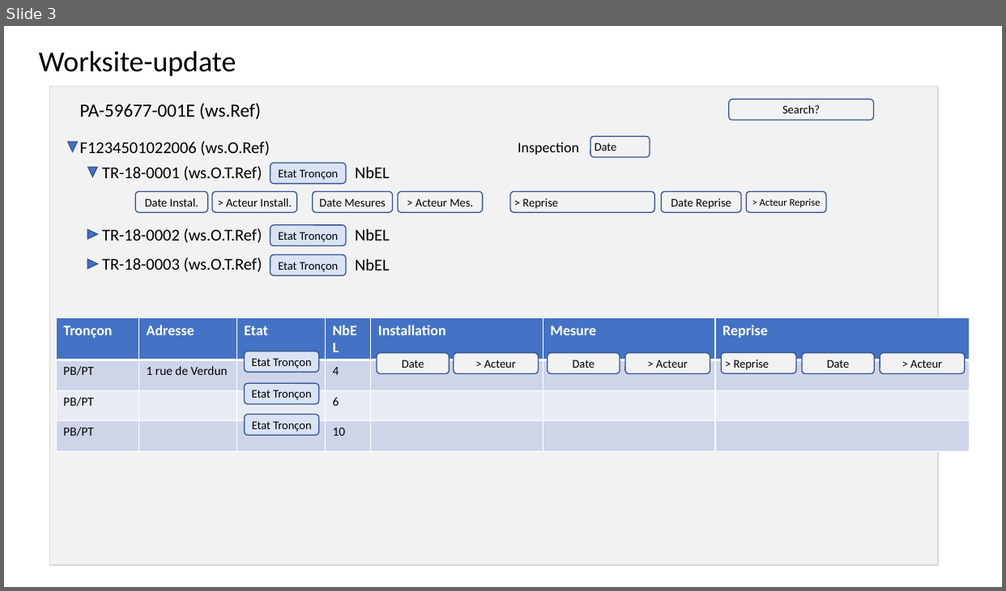
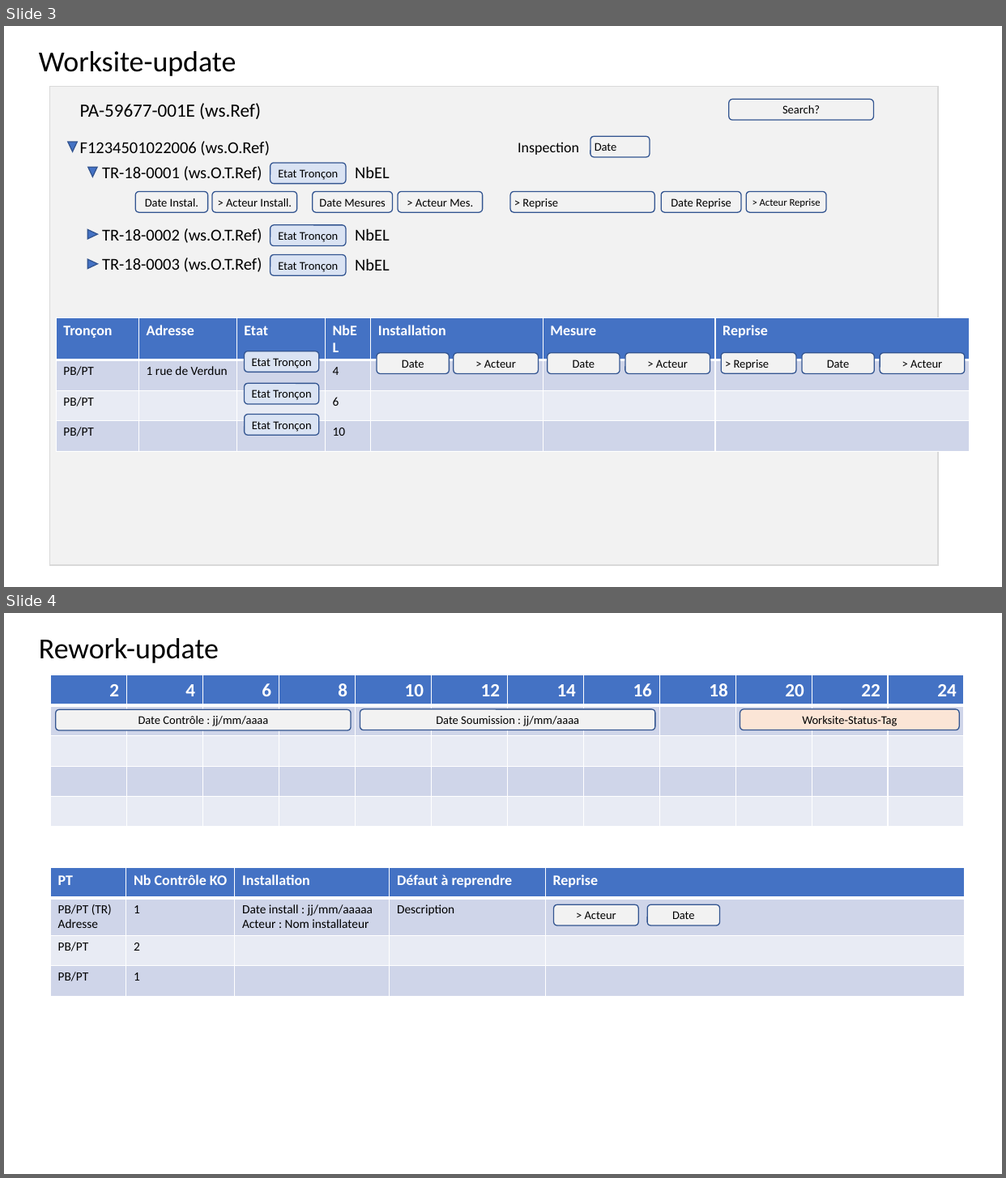
Before and after one commit to lpuigo/doe, a slide deck: Design.pptx. Shown one above the other, each under a label of ours: slide 3 before the commit, slides 3 and 4 after it. The pictures are 1006x591 and 1006x1178 pixels, drawn with LibreOffice and Linux fonts; fonts in the diff are those of the drawing. Boxes give left, top, right and bottom in pixels: in the first picture for what was removed or moved away, otherwise in the second. Text is boxed around its words. In the diff, an @@ line names an element or a change of style, - is before the commit and + after.

Commit message:
FE : ReworkUpdateModal WIP (Table / Soummission)

```diff
--- a/Design.pptx
+++ b/Design.pptx
@@ slide 4 added at box(4, 613, 1002, 1174), background #FFFFFF @@
@@ text added at box(39, 638, 219, 663), 28 pt, text #000000 @@
+Rework-update
@@ table added at box(50, 675, 967, 827), 5 rows, 12 columns @@
+2 | 4 | 6 | 8 | 10 | 12 | 14 | 16 | 18 | 20 | 22 | 24
+ |  |  |  |  |  |  |  |  |  |  | 
+ |  |  |  |  |  |  |  |  |  |  | 
+ |  |  |  |  |  |  |  |  |  |  | 
+ |  |  |  |  |  |  |  |  |  |  | 
@@ rounded rectangle added at box(56, 709, 351, 730), fill #F2F2F2, outline #325491 1 pt, 11.2 pt, text #000000 @@
+Date Contrôle : jj/mm/aaaa
@@ rounded rectangle added at box(360, 709, 655, 730), fill #F2F2F2, outline #325491 1 pt, 11.2 pt, text #000000 @@
+Date Soumission : jj/mm/aaaa
@@ rounded rectangle added at box(740, 709, 959, 730), fill #FBE5D6, outline #325491 1 pt, 11.2 pt, text #000000 @@
+Worksite-Status-Tag
@@ table added at box(50, 867, 965, 996), 4 rows, 5 columns @@
+PT | Nb Contrôle KO | Installation | Défaut à reprendre | Reprise
+PB/PT (TR) / Adresse | 1 | Date install : jj/mm/aaaaa / Acteur : Nom installateur | Description | 
+PB/PT | 2 |  |  | 
+PB/PT | 1 |  |  | 
@@ rounded rectangle added at box(553, 905, 638, 926), fill #F2F2F2, outline #325491 1 pt, 11.2 pt, text #000000 @@
+> Acteur
@@ rounded rectangle added at box(647, 905, 720, 926), fill #F2F2F2, outline #325491 1 pt, 11.2 pt, text #000000 @@
+Date
```
Also in this commit, not shown: 4 other files.
